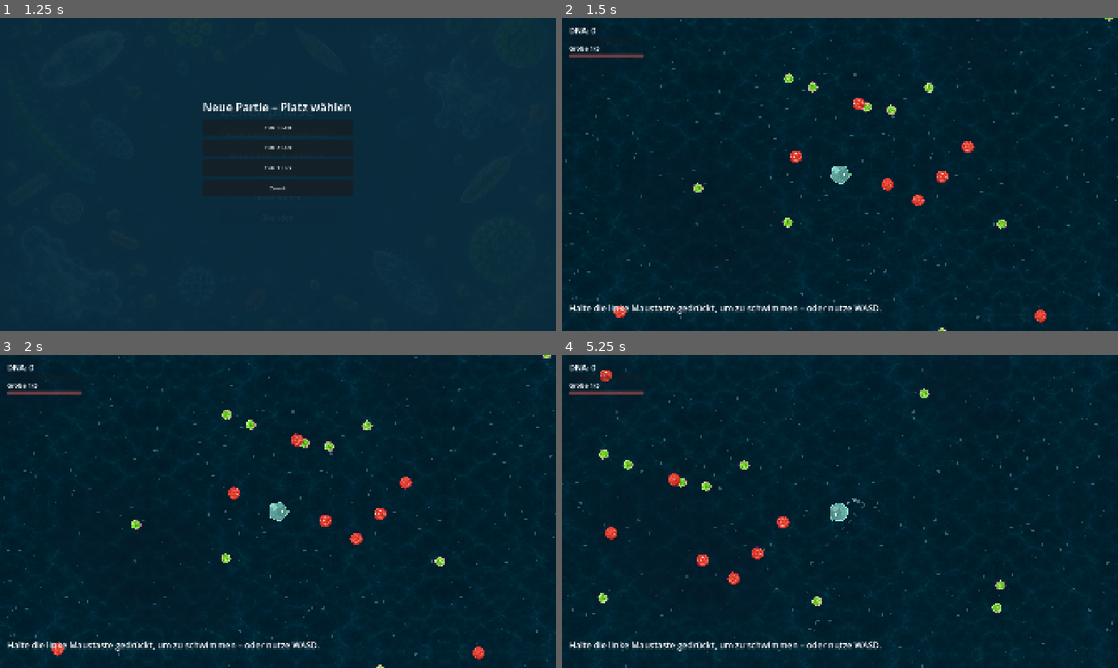
Above: before the commit, frames 1-4 (two rows, left to right).
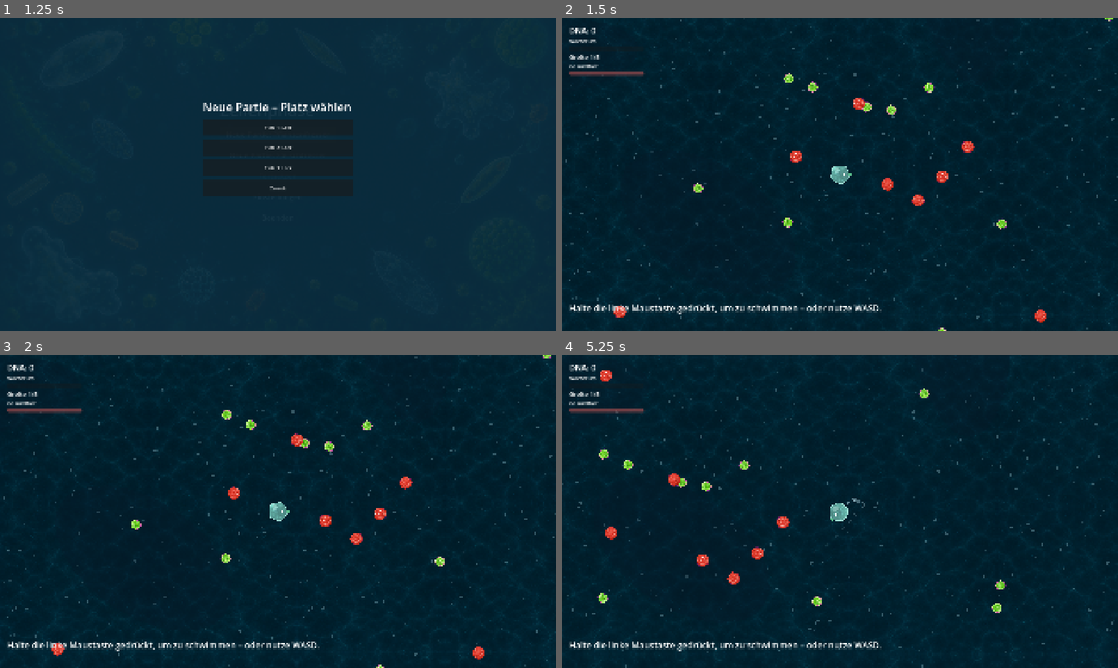
Above: after the commit, the same moments.

Repository: Mayo73/agenthub-backup
Game: Godot game, scene res://scenes/main.tscn
The game is run twice, just before and just after one commit, with the same random seed, the same clock (stepped at 60 frames per second) and the same inputs.
Inputs (mouse positions are in pixels of both pictures, inside the frame that each line leads up to):
- Up to frame 1 (1.25 s): click "Neue Partie: Pflanzenfresser" at 0.5 s
- Up to frame 2 (1.5 s): click "Neue Partie: Fleischfresser" at 1.25 s
- Up to frame 3 (2 s): no input
- Up to frame 4 (5.25 s): tap Enter at 2 s; move the mouse to (962, 495) at 2.02 s; hold D (rechts) 2.03-2.75 s; hold Shift (abtauchen) 2.03-2.75 s; click (962, 495) at 2.17 s; drag from (728, 527) to (812, 574) at 2.77 s; move the mouse to (895, 442) at 3.52 s; hold D (rechts) 3.53-4.25 s; hold W (hoch) 3.53-4.25 s; drag from (812, 574) to (673, 464) at 4.27 s; move the mouse to (1006, 558) at 5.02 s; hold A (links) from 5.03 s (still down); hold S (runter) from 5.03 s (still down)

Frame 1 is identical in both runs. In frame 2, 0.6% of the frame differs, in the area x 1-15%, y 6-19%; in frame 3, 0.6%; in frame 4, 0.7%.

Commit message:
T-0260: HUD beschriftet Wachstum und Gesundheit
Erstellt vom lokalen Agent (Modell qwen3.5:35b-a3b, Versuch 1 von 5).

Diff:
--- a/scripts/hud.gd
+++ b/scripts/hud.gd
@@ -12,6 +12,18 @@
 var message_label: Label
 var message_time := 0.0
 var finish_button: Button
+var growth_caption: Label
+var health_caption: Label
+
+
+## Kleine Beschriftung über einem Balken.
+func make_caption(caption_name: String, text: String) -> Label:
+	var l := Label.new()
+	l.name = caption_name
+	l.text = text
+	l.add_theme_font_size_override("font_size", 18)
+	box.add_child(l)
+	return l
 
 
 func _init() -> void:
@@ -23,6 +35,7 @@
 	dna_label.name = "Dna"
 	dna_label.add_theme_font_size_override("font_size", 28)
 	box.add_child(dna_label)
+	growth_caption = make_caption("GrowthCaption", "Wachstum")
 	growth_bar = ProgressBar.new()
 	growth_bar.name = "Growth"
 	growth_bar.custom_minimum_size = Vector2(260, 18)
@@ -33,6 +46,7 @@
 	stage_label.name = "Stage"
 	stage_label.add_theme_font_size_override("font_size", 22)
 	box.add_child(stage_label)
+	health_caption = make_caption("HealthCaption", "Gesundheit")
 	health_bar = ProgressBar.new()
 	health_bar.name = "Health"
 	health_bar.custom_minimum_size = Vector2(260, 14)
--- a/tests/test_hud.gd
+++ b/tests/test_hud.gd
@@ -40,3 +40,13 @@
 	check_eq(hud.message_label.text, "Hallo", "message_label zeigt Text direkt nach show_message")
 	hud._process(1.5)
 	check_eq(hud.message_label.text, "", "message_label ist leer nach _process mit Zeit > seconds")
+
+
+func test_beschriftungen() -> void:
+	check_eq(hud.growth_caption.text, "Wachstum", "growth_caption hat Text 'Wachstum'")
+	check_eq(hud.health_caption.text, "Gesundheit", "health_caption hat Text 'Gesundheit'")
+
+
+func test_reihenfolge() -> void:
+	check(hud.growth_caption.get_index() + 1 == hud.growth_bar.get_index(), "GrowthCaption kommt direkt vor Growth_bar")
+	check(hud.health_caption.get_index() + 1 == hud.health_bar.get_index(), "HealthCaption kommt direkt vor Health_bar")
